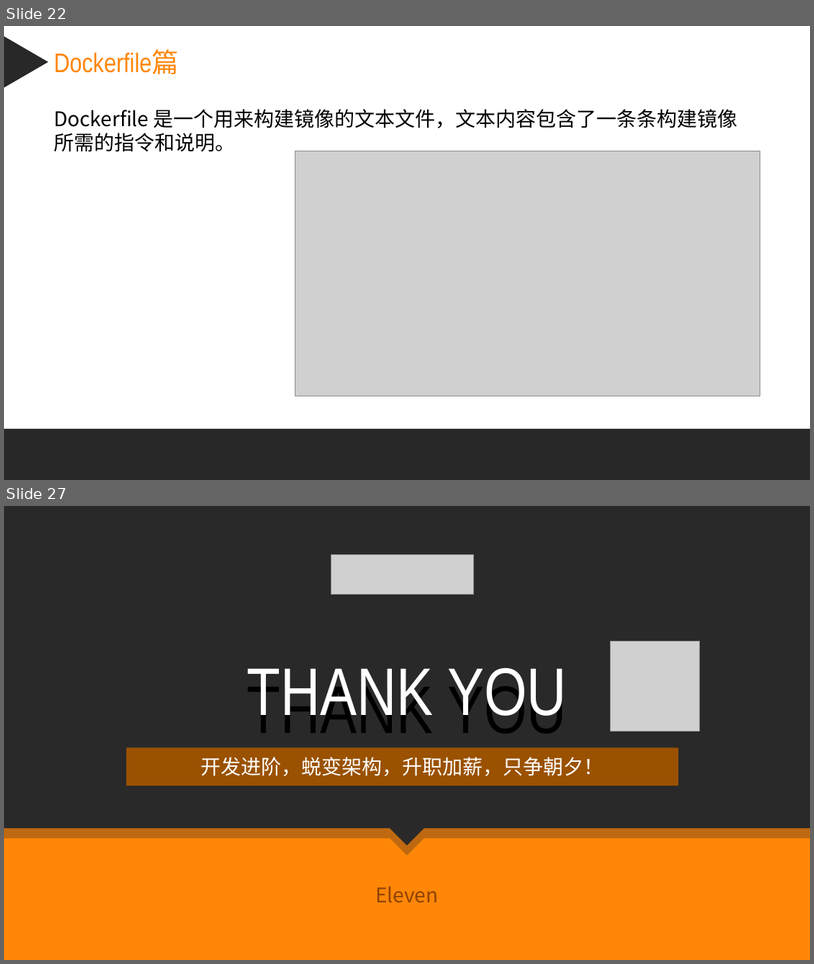
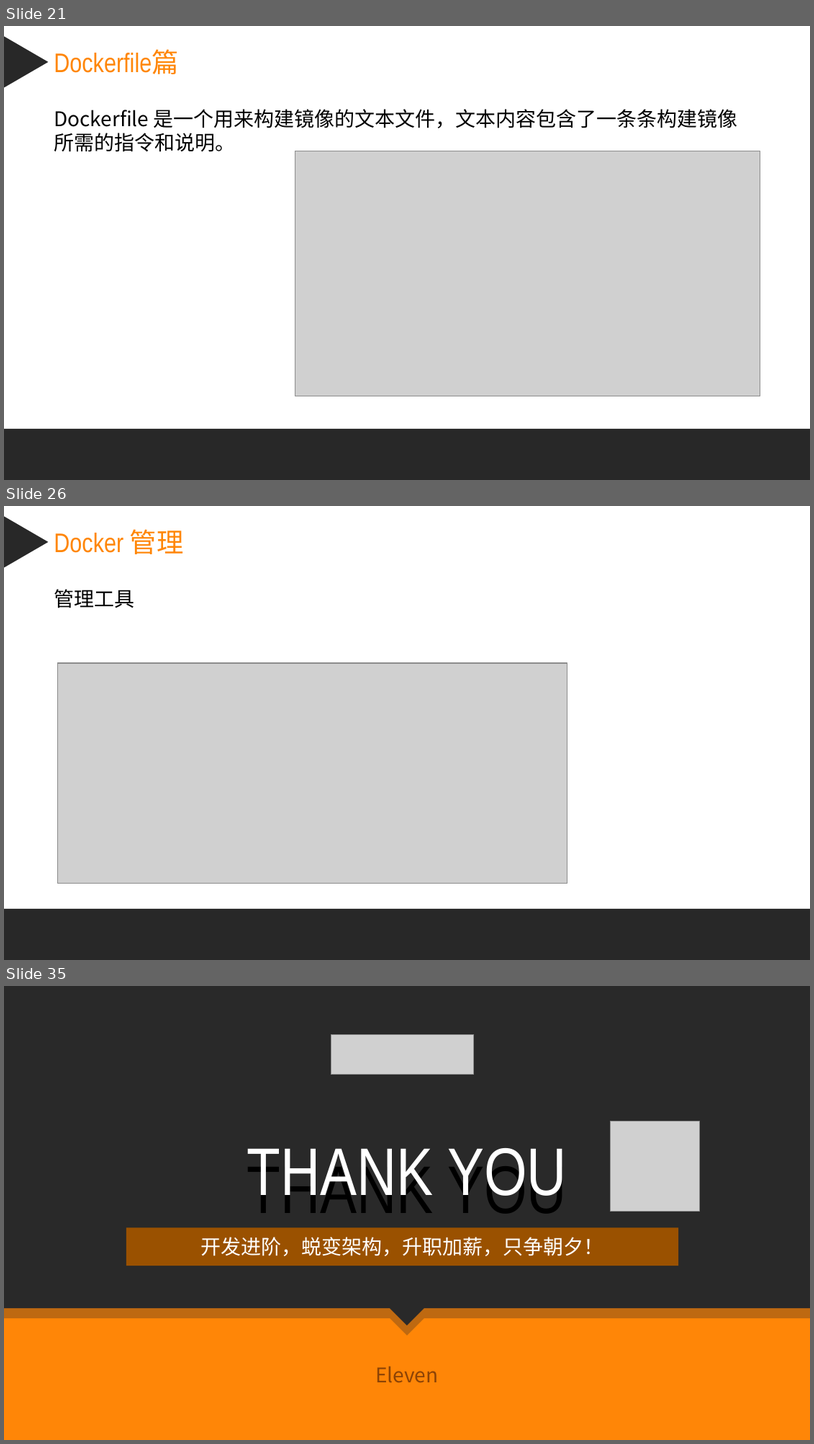
Before and after one commit to zq9999/document, a slide deck: 课件笔记/docker/Docker容器.pptx. Shown one above the other, each under a label of ours: slides 22 and 27 before the commit, slides 21, 26 and 35 after it; the slides between them are not shown. The pictures are 814x964 and 814x1444 pixels, drawn with LibreOffice and Linux fonts; fonts in the diff are those of the drawing; grey boxes stand for pictures. Boxes give left, top, right and bottom in pixels: in the first picture for what was removed or moved away, otherwise in the second. Text is boxed around its words. In the diff, an @@ line names an element or a change of style, - is before the commit and + after.

```diff
--- a/课件笔记/docker/Docker容器.pptx
+++ b/课件笔记/docker/Docker容器.pptx
@@ slide 26 added at (x1=4, y1=506, x2=810, y2=960), background #FFFFFF @@
@@ triangle added at (x1=5, y1=516, x2=49, y2=568), fill #282828 @@
@@ text added at (x1=54, y1=529, x2=184, y2=554), 24 pt, text #FF8607 @@
+Docker 管理
@@ text added at (x1=54, y1=589, x2=134, y2=608), 18 pt, text #000000 @@
+管理工具
@@ picture added at (x1=58, y1=663, x2=568, y2=883) @@
@@ rectangle added at (x1=4, y1=908, x2=810, y2=960), fill #282828 @@
@@ what was slide 22 is now slide 21 @@
@@ what was slide 27 is now slide 35 @@
```
Also in this commit, not shown: 10 slides changed, 7 other slides added, 16 other files.
